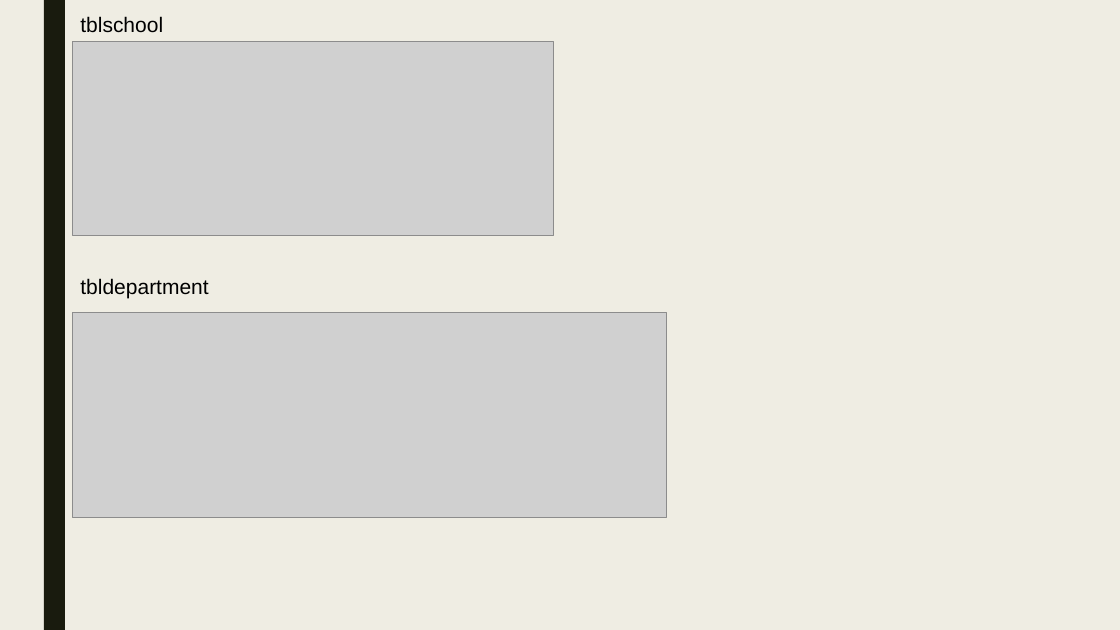
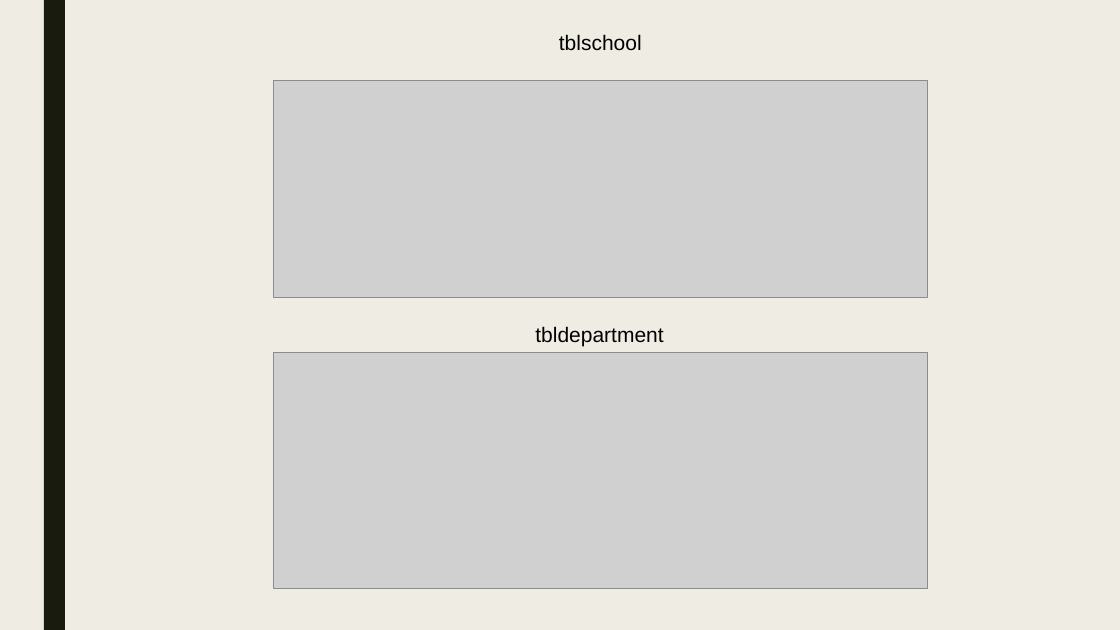
Before and after one commit to moon672/cse-303-1-spring-2021-group-3, a slide deck: slide 32 of Report/PRESENTATION/New Microsoft PowerPoint Presentation.pptx. Drawn at 1120x630 pixels with LibreOffice and Linux fonts; fonts in the diff are those of the drawing; grey boxes stand for pictures. Boxes give left, top, right and bottom in pixels: in the first picture for what was removed or moved away, otherwise in the second. Text is boxed around its words. In the diff, an @@ line names an element or a change of style, - is before the commit and + after.

```diff
--- a/Report/PRESENTATION/New Microsoft PowerPoint Presentation.pptx
+++ b/Report/PRESENTATION/New Microsoft PowerPoint Presentation.pptx
@@ text "tblschool": place and size @@
-text "tblschool" at <box>80,16,163,33</box>
+text "tblschool" at <box>559,34,642,51</box>
@@ text "tblschool" at <box>559,34,642,51</box>: alignment justified to centre @@
@@ picture removed at <box>72,41,554,235</box> @@
@@ picture added at <box>274,81,928,297</box> @@
@@ picture removed at <box>72,312,667,517</box> @@
@@ text "tbldepartment": place and size @@
-text "tbldepartment" at <box>80,278,208,298</box>
+text "tbldepartment" at <box>535,326,663,347</box>
@@ picture added at <box>274,353,928,588</box> @@
```
Also in this commit, not shown: 17 other slides changed, 9 slides added, 5 slides removed, 3 other files.
